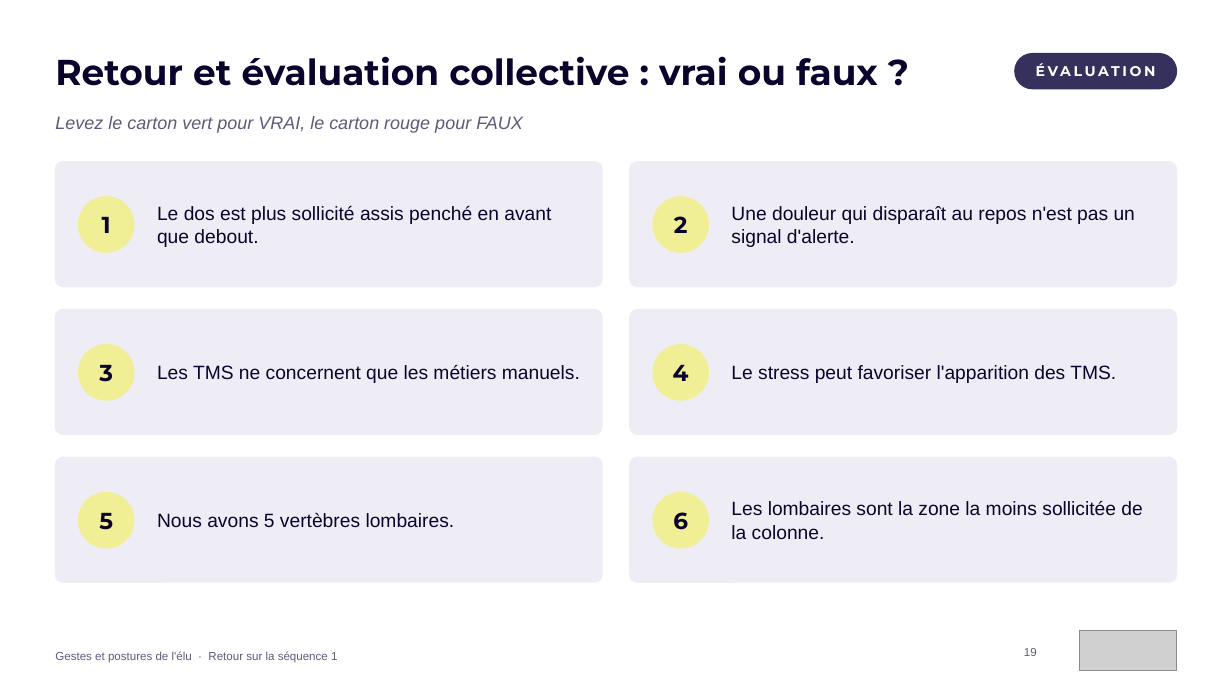
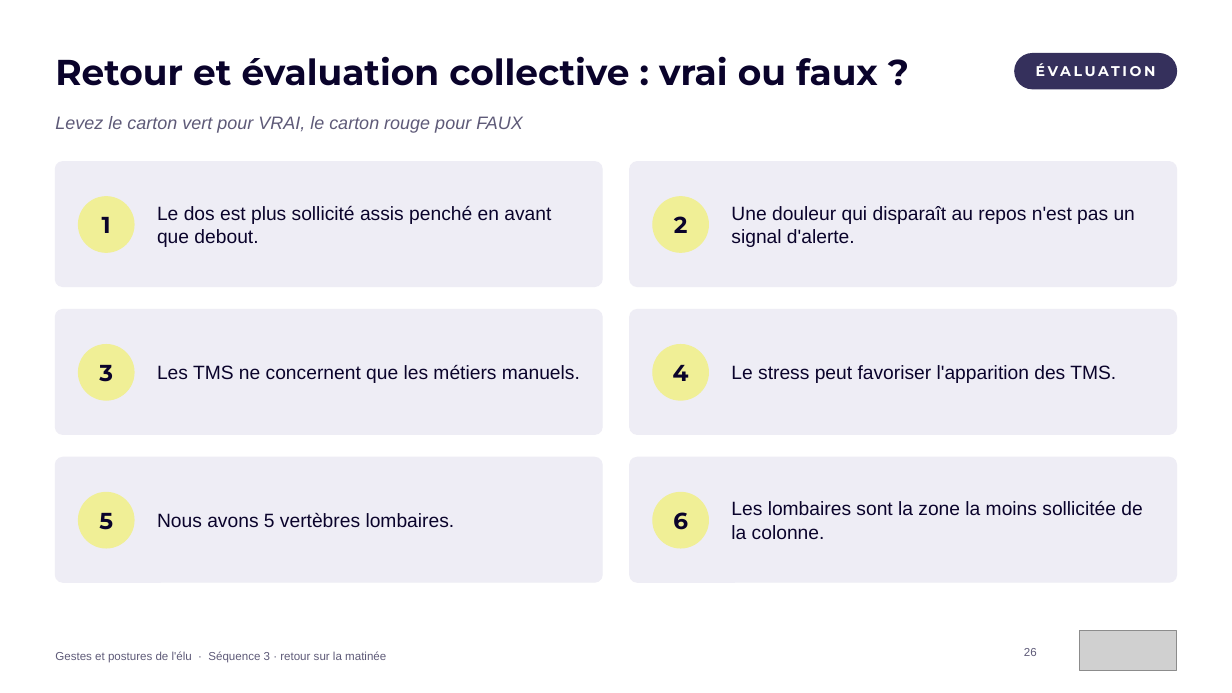
Before and after one commit to maxencedruellefourniez-prog/jefferco-pellets-prospects, a slide deck: slide 26 of formations/Formation_Gestes_et_postures_de_l_elu_ENMA.pptx (slide 19 before the commit). Drawn at 1232x693 pixels with LibreOffice and Linux fonts; fonts in the diff are those of the drawing; grey boxes stand for pictures. Boxes give left, top, right and bottom in pixels: in the first picture for what was removed or moved away, otherwise in the second. Text is boxed around its words. In the diff, an @@ line names an element or a change of style, - is before the commit and + after.

```diff
--- a/formations/Formation_Gestes_et_postures_de_l_elu_ENMA.pptx
+++ b/formations/Formation_Gestes_et_postures_de_l_elu_ENMA.pptx
@@ text at bbox=[55, 651, 386, 663]: text changed @@
-Gestes et postures de l'élu · Retour sur la séquence 1
+Gestes et postures de l'élu · Séquence 3 · retour sur la matinée
@@ page number at bbox=[1024, 648, 1037, 656]: text changed @@
-19
+26
```
Also in this commit, not shown: 43 other slides changed, 10 slides added, 1 other file.
